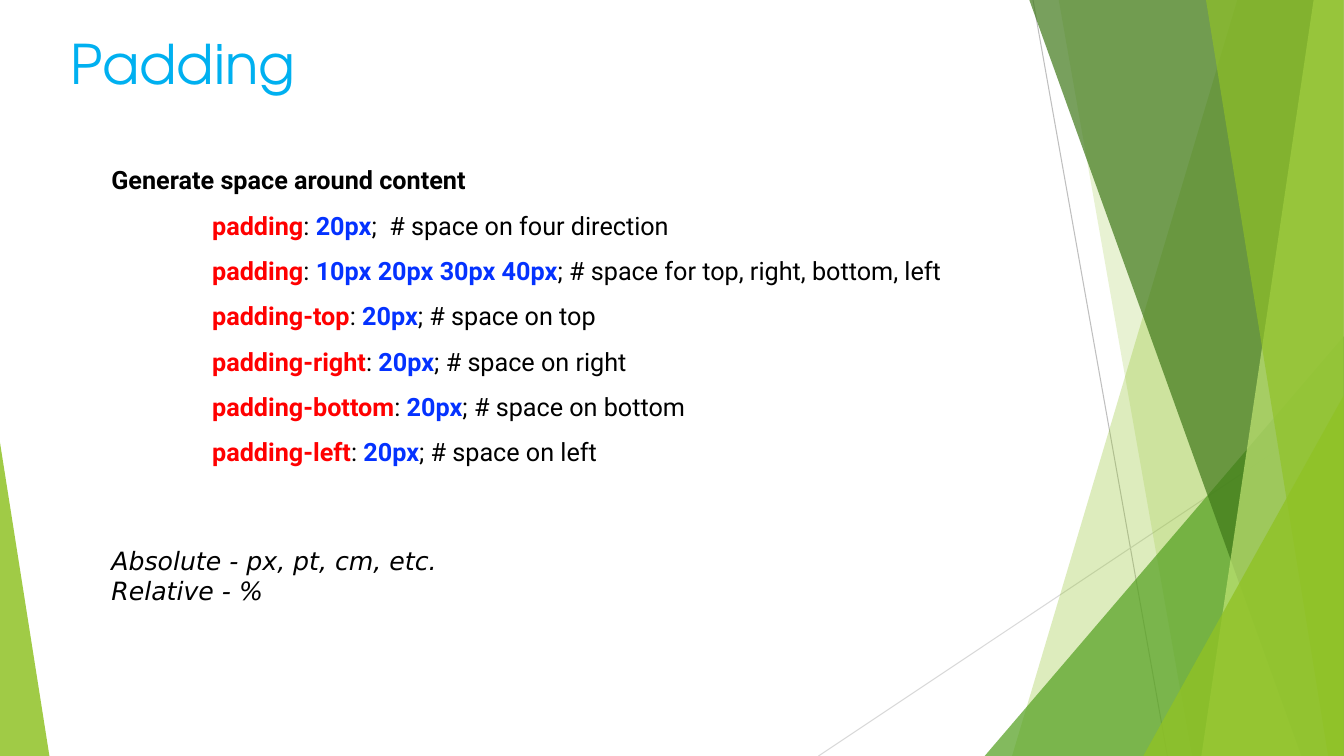
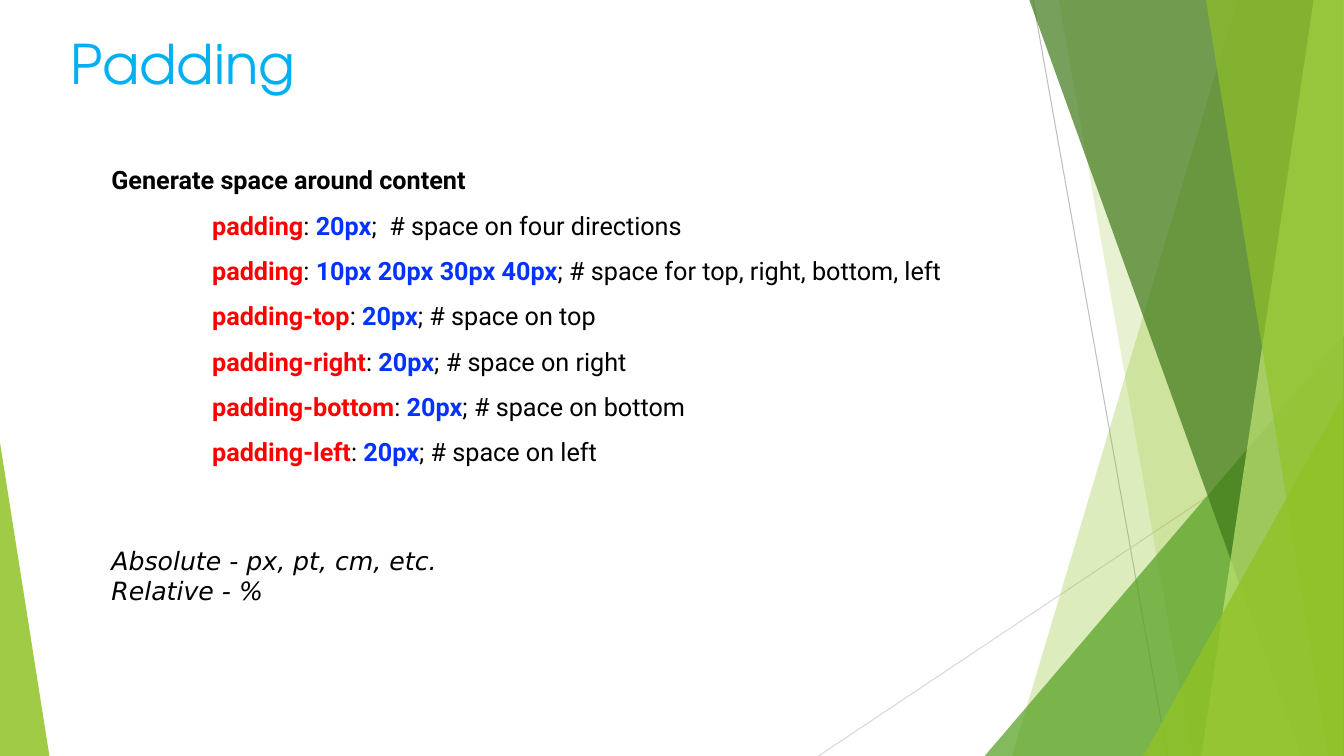
Before and after one commit to lin-chen-DLA/lin-chen-DLA.github.io, a slide deck: slide 4 of Volunteer/Programming/HTML_6.pptx. Drawn at 1344x756 pixels with LibreOffice and Linux fonts; fonts in the diff are those of the drawing. Boxes give left, top, right and bottom in pixels: in the first picture for what was removed or moved away, otherwise in the second. Text is boxed around its words. In the diff, an @@ line names an element or a change of style, - is before the commit and + after.

```diff
--- a/Volunteer/Programming/HTML_6.pptx
+++ b/Volunteer/Programming/HTML_6.pptx
@@ text at <box>212,216,682,241</box>: text changed @@
-padding: 20px; # space on four direction
+padding: 20px; # space on four directions
```
Also in this commit, not shown: 2 other slides changed, 1 other file.
